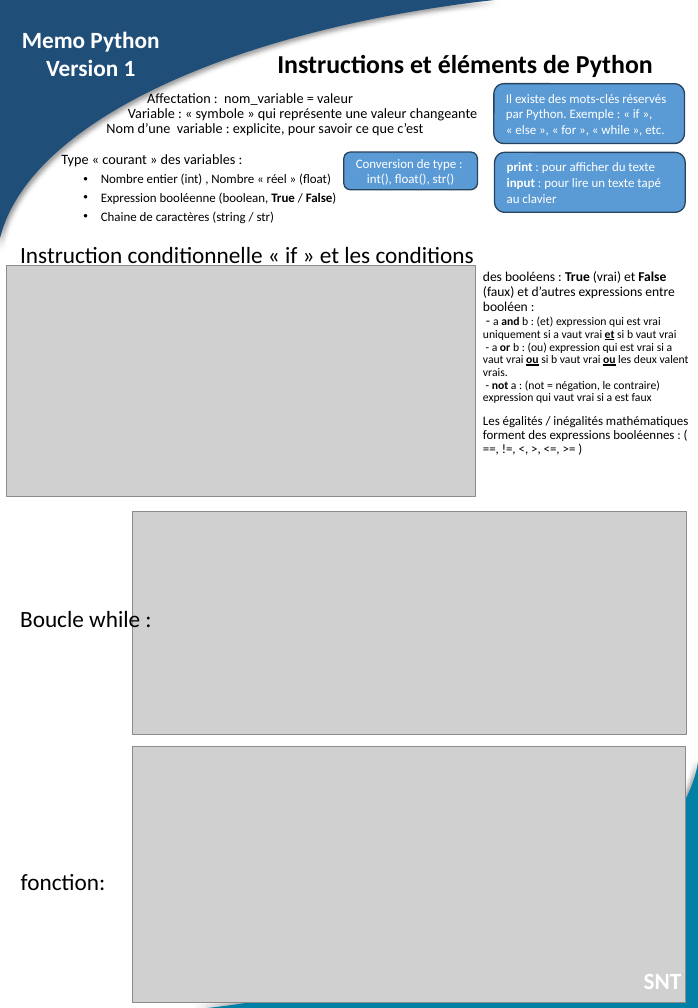
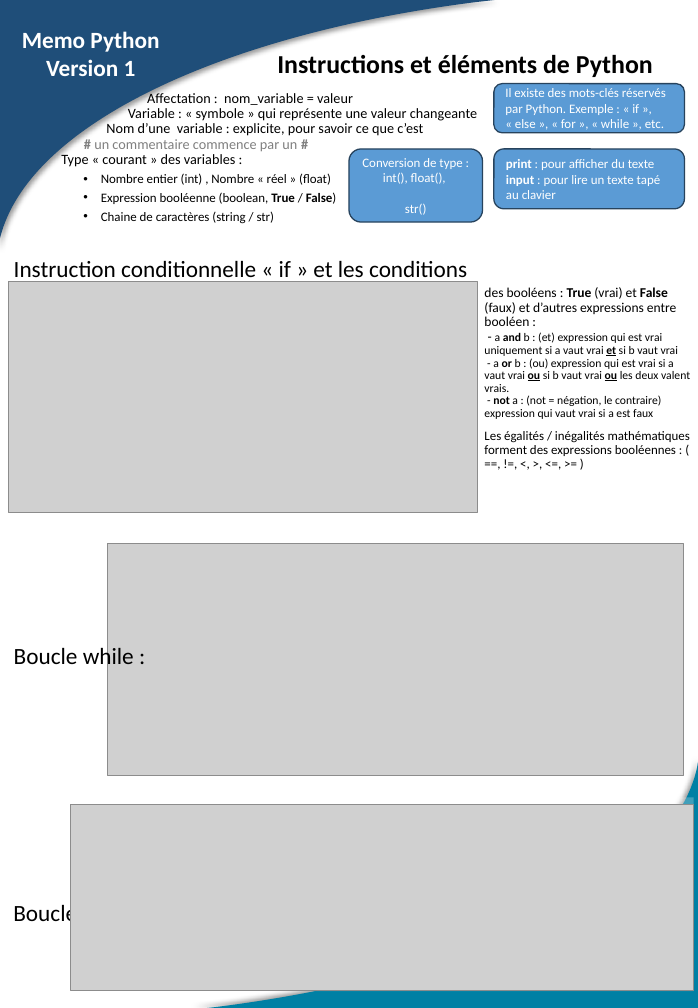
Before and after one commit to PhilippeRenevierGonin/snt, a slide deck: slide 2 of 01_python/cours/Memo Python V1.pptx. Drawn at 698x1008 pixels with LibreOffice and Linux fonts; fonts in the diff are those of the drawing; grey boxes stand for pictures. Boxes give left, top, right and bottom in pixels: in the first picture for what was removed or moved away, otherwise in the second. Text is boxed around its words. In the diff, an @@ line names an element or a change of style, - is before the commit and + after.

Commit message:
quelques corrections pour le memo python

```diff
--- a/01_python/cours/Memo Python V1.pptx
+++ b/01_python/cours/Memo Python V1.pptx
@@ rounded rectangle "Il existe des mots-clés réservés ..." resized from (x1=494, y1=84, x2=685, y2=143) to (x1=494, y1=84, x2=685, y2=133) @@
@@ text at (x1=61, y1=91, x2=477, y2=167): text changed @@
-Affectation : nom_variable = valeur
-Variable : « symbole » qui représente une valeur changeante
-Nom d’une variable : explicite, pour savoir ce que c’est
-Type « courant » des variables :
+Affectation : nom_variable = valeur
+Variable : « symbole » qui représente une valeur changeante
+Nom d’une variable : explicite, pour savoir ce que c’est
+# un commentaire commence par un #
+Type « courant » des variables :
@@ rounded rectangle "Conversion de type :" resized from (x1=343, y1=152, x2=477, y2=189) to (x1=349, y1=149, x2=483, y2=222) @@
@@ rounded rectangle "print : pour afficher du ..." moved from (x1=494, y1=153, x2=685, y2=212) to (x1=494, y1=149, x2=685, y2=208) @@
@@ text in rounded rectangle at (x1=383, y1=173, x2=446, y2=215): text changed @@
-int(), float(), str()
+int(), float(),
+str()
@@ text "Instruction conditionnelle « if » ..." moved from (x1=20, y1=244, x2=474, y2=270) to (x1=14, y1=261, x2=467, y2=284) @@
@@ picture moved from (x1=7, y1=265, x2=476, y2=497) to (x1=8, y1=281, x2=477, y2=513) @@
@@ text "des booléens : True (vrai) ..." moved from (x1=483, y1=271, x2=689, y2=441) to (x1=484, y1=287, x2=690, y2=456) @@
@@ picture resized from (x1=132, y1=512, x2=687, y2=734) to (x1=107, y1=544, x2=683, y2=776) @@
@@ text "Boucle while :" moved from (x1=20, y1=607, x2=140, y2=633) to (x1=14, y1=644, x2=134, y2=670) @@
@@ picture resized from (x1=132, y1=747, x2=685, y2=1003) to (x1=71, y1=805, x2=693, y2=991) @@
@@ rectangle added at (x1=127, y1=798, x2=694, y2=991), fill #FFFFFF at 25% opacity @@
@@ text at (x1=13, y1=902, x2=77, y2=928): text changed @@
-fonction:
+Boucle for :
@@ text removed at (x1=644, y1=974, x2=682, y2=989) @@
-SNT
```
Also in this commit, not shown: 1 slide added, 3 other files.
